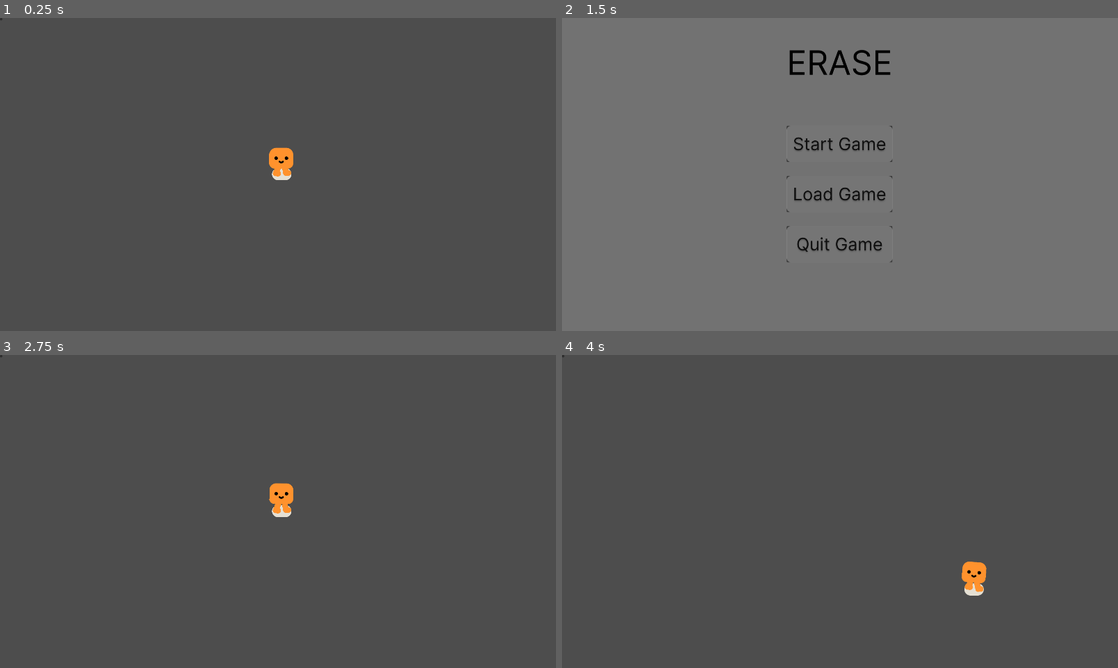
Above: before the commit, frames 1-4 (two rows, left to right).
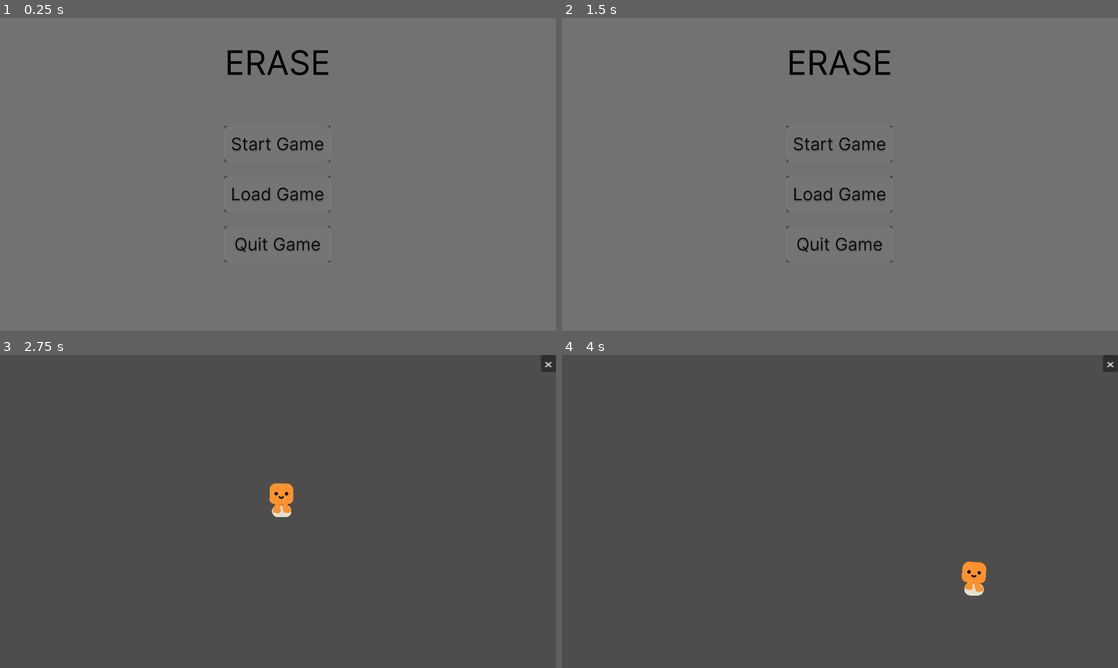
Above: after the commit, the same moments.

Repository: M1N4T0-K4N4E/Erase
Game: Godot game, scene res://TitleScreen.tscn
Same seed, same stepped clock (60 frames per second), same inputs: the game is played once before the commit and once after it. Before the commit the project starts from res://Asset/in_game_screen.tscn.
Inputs (mouse positions are in pixels of both pictures, inside the frame that each line leads up to; where the layout moved, square brackets give the same spot in the first picture):
- Up to frame 1 (0.25 s): no input
- Up to frame 2 (1.5 s): click (840, 143) at 0.52 s; click (1112, 27) [562, 18] at 1.25 s
- Up to frame 3 (2.75 s): click (278, 480) at 2 s
- Up to frame 4 (4 s): tap Enter at 2.75 s; hold D (move_right) 2.78-3.53 s; hold S (move_down) from 3.53 s (still down)

The runs differ from the first frame. In frame 1, 100% of the frame differs, in the area x 0-100%, y 0-100%; in frame 2, nothing differs; in frame 3, 0.1%; in frame 4, 0.1%.

Commit message:
update close button in game scene

Diff:
--- a/Asset/in_game_screen.tscn
+++ b/Asset/in_game_screen.tscn
@@ -10,7 +10,10 @@
 position = Vector2(973, 539)
 
 [node name="Button" type="Button" parent="."]
-offset_right = 8.0
-offset_bottom = 8.0
+offset_left = 1868.0
+offset_right = 1885.0
+offset_bottom = 31.0
+scale = Vector2(3.05026, 1.89563)
+text = "x"
 
 [connection signal="pressed" from="Button" to="." method="_on_button_pressed"]
--- a/project.godot
+++ b/project.godot
@@ -74,8 +74,8 @@
 
 [application]
 
-config/name="Your First 2D Game With Godot 4: START (GDQuest)"
-run/main_scene="uid://byy2iemyrstap"
+config/name="ERASE Game Project"
+run/main_scene="uid://dk7s4hdgsy6um"
 config/features=PackedStringArray("4.4", "Forward Plus")
 config/icon="res://icon.png"
 
